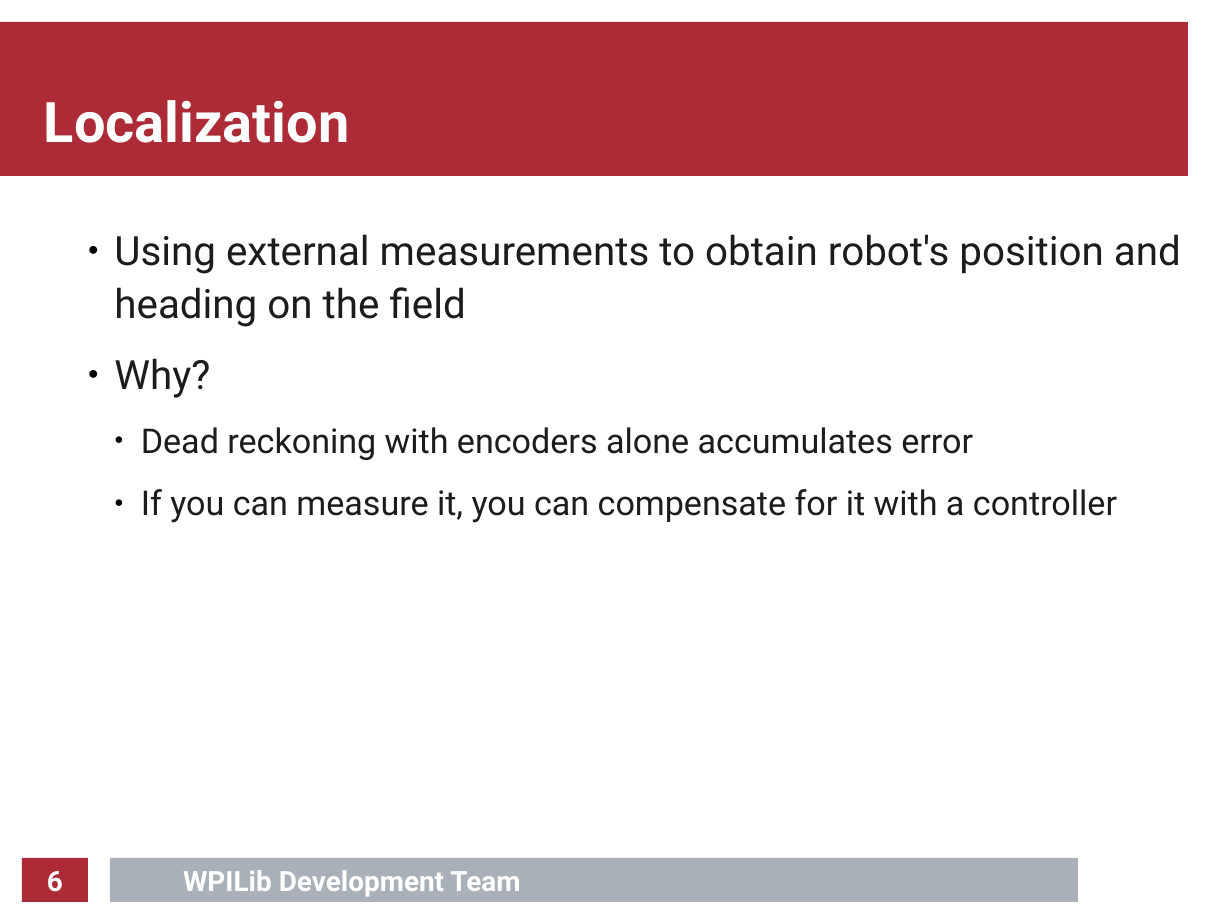
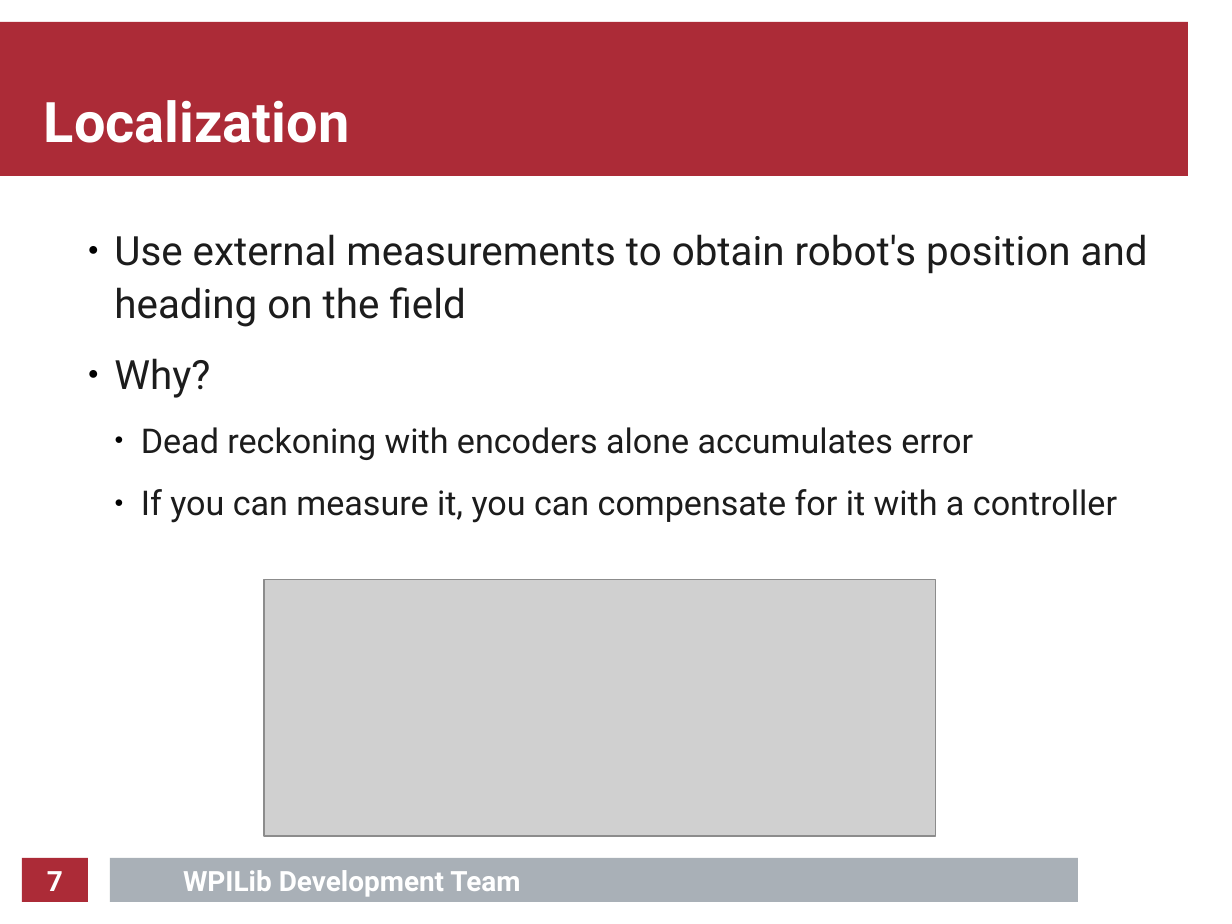
Before and after one commit to calcmogul/auton-driving-presentation, a slide deck: slide 7 of presentation/presentation.odp (slide 6 before the commit). Drawn at 1232x924 pixels with LibreOffice and Linux fonts; fonts in the diff are those of the drawing; grey boxes stand for pictures; background and template pictures are left out. Boxes give left, top, right and bottom in pixels: in the first picture for what was removed or moved away, otherwise in the second. Text is boxed around its words. In the diff, an @@ line names an element or a change of style, - is before the commit and + after.

```diff
--- a/presentation/presentation.odp
+++ b/presentation/presentation.odp
@@ text at (114,234,1148,327): text changed @@
-● Using external measurements to obtain robot's position and heading on the field
+● Use external measurements to obtain robot's position and heading on the field
@@ picture added at (264,579,936,836) @@
@@ picture added at (309,579,865,792) @@
@@ page number at (47,871,63,891): text changed @@
-6
+7
```
Also in this commit, not shown: 9 other slides changed, 1 slide added, 6 other files.
